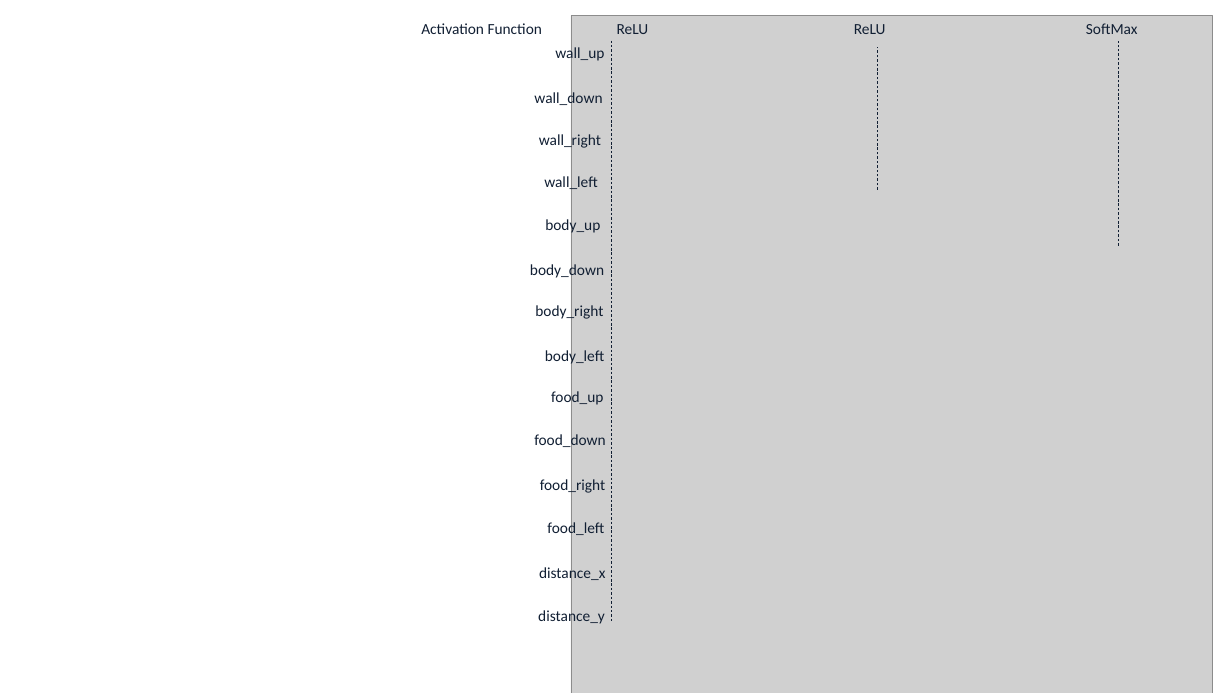
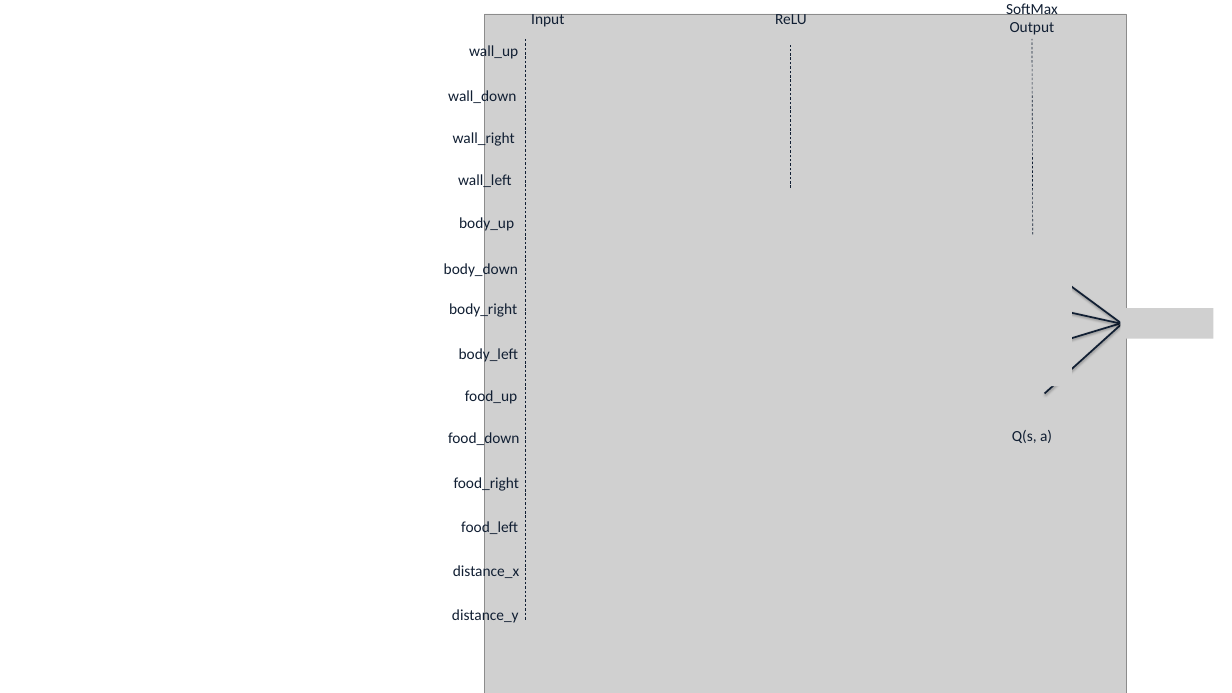
Before and after one commit to tlagore/ece559b_project, a slide deck: slide 10 of presentation/ece559b_presentation.pptx. Drawn at 1232x693 pixels with LibreOffice and Linux fonts; fonts in the diff are those of the drawing; grey boxes stand for pictures; background and template pictures are left out. Boxes give left, top, right and bottom in pixels: in the first picture for what was removed or moved away, otherwise in the second. Text is boxed around its words. In the diff, an @@ line names an element or a change of style, - is before the commit and + after.

```diff
--- a/presentation/ece559b_presentation.pptx
+++ b/presentation/ece559b_presentation.pptx
@@ text removed at bbox=[421, 23, 543, 34] @@
-Activation Function
@@ text at bbox=[531, 10, 564, 27]: text changed @@
-ReLU
+Input
@@ text "ReLU": place and size @@
-text "ReLU" at bbox=[854, 24, 886, 34]
+text "ReLU" at bbox=[775, 11, 807, 24]
@@ text at bbox=[1006, 1, 1058, 35]: text changed @@
-SoftMax
+SoftMax
+Output
@@ 14 texts, 2 lines, 1 picture: place and size @@
-14 texts, 2 lines, 1 picture at bbox=[530, 15, 1212, 693]
+14 texts, 2 lines, 1 picture at bbox=[444, 14, 1126, 693]
@@ line moved from (1118, 246) - (1118, 41) to (1033, 235) - (1032, 39) @@
@@ picture added at bbox=[994, 235, 1072, 386] @@
@@ line added from (1047, 268) to (1122, 324), #111F33 2 pt @@
@@ line added from (1044, 347) to (1119, 324), #111F33 2 pt @@
@@ line added from (1045, 394) to (1122, 324), #111F33 2 pt @@
@@ line added from (1045, 307) to (1122, 324), #111F33 2 pt @@
@@ picture added at bbox=[1121, 308, 1214, 339] @@
@@ text added at bbox=[1012, 430, 1052, 443], 18 pt, text #111F33 @@
+Q(s, a)
```
Also in this commit, not shown: 2 other slides changed, 3 slides added, 2 other files.
